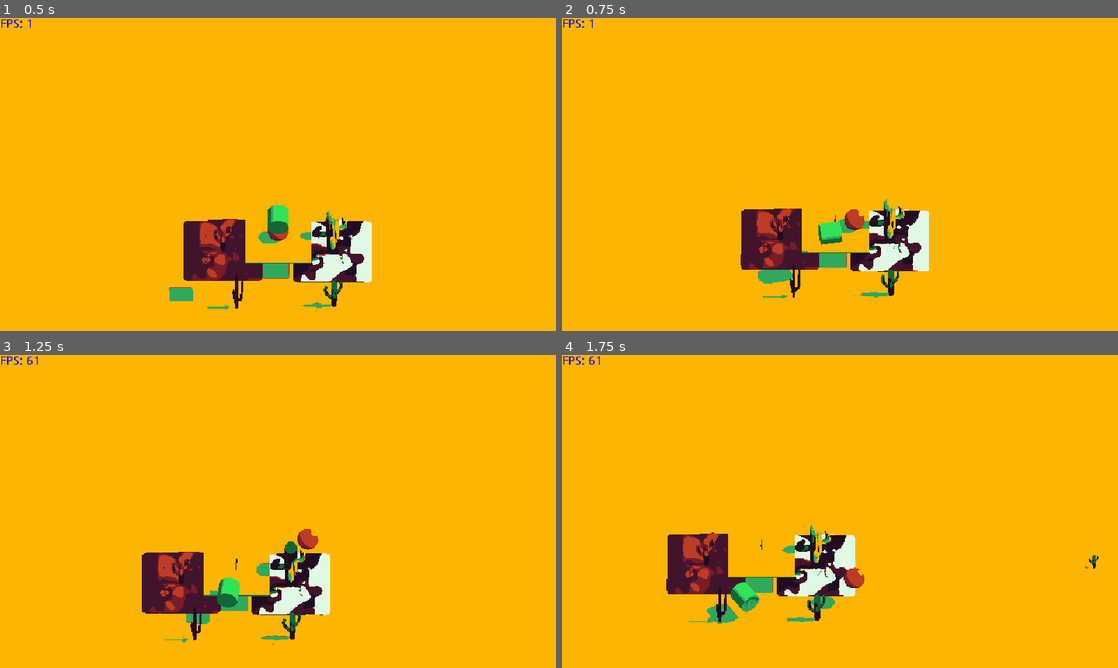
Above: before the commit, frames 1-4 (two rows, left to right).
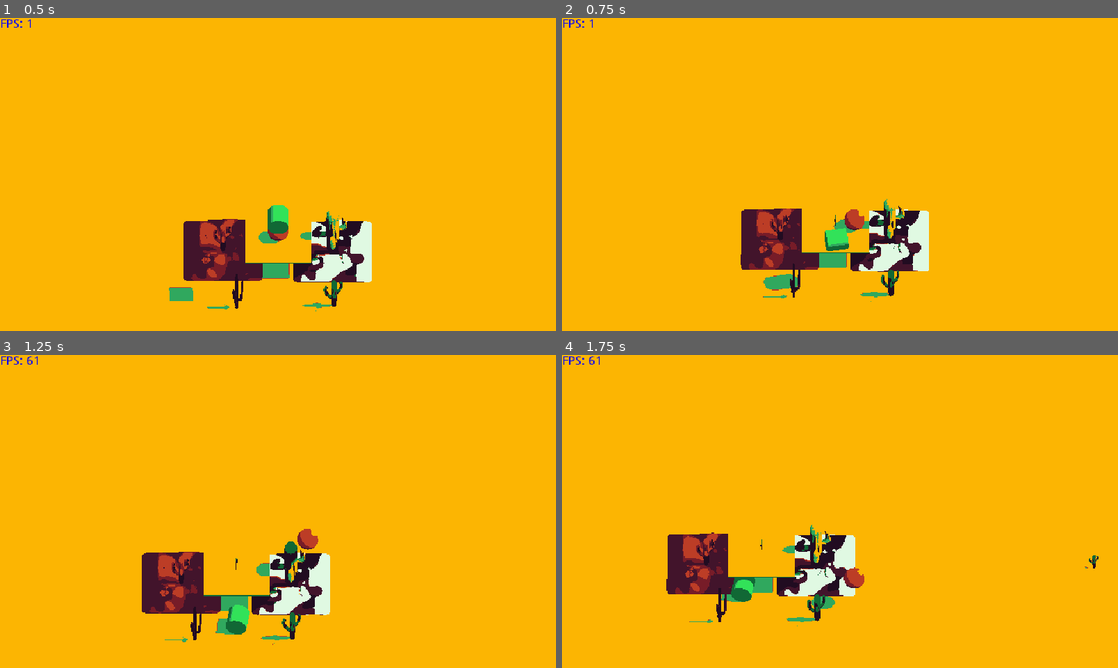
Above: after the commit, the same moments.

Repository: Wharfiggle/GRAZER
Game: Godot game, scene res://Level.tscn
The game is run twice, just before and just after one commit, with the same random seed, the same clock (stepped at 60 frames per second) and the same inputs.
Inputs:
- Up to frame 1 (0.5 s): no input
- Up to frame 2 (0.75 s): hold Right (ui_right) from 0.53 s (still down); hold O (cowParty) from 0.53 s (still down)
- Up to frame 3 (1.25 s): keep holding Right (ui_right); keep holding O (cowParty); tap Space (jump) at 0.77 s
- Up to frame 4 (1.75 s): release Right (ui_right) at 1.28 s; release O (cowParty) at 1.28 s; hold Down (ui_down) from 1.28 s (still down); tap O (cowParty) at 1.35 s; tap Space (jump) at 1.52 s

Frame 1 is identical in both runs. In frame 2, 0.6% of the frame differs, in the area x 35-52%, y 65-88%; in frame 3, 0.8%, in the area x 33-45%, y 71-90%; in frame 4, 0.5%.

Commit message:
Separate AI Level

Diff:
--- /dev/null
+++ b/Grazer/AILevel.tscn
@@ -0,0 +1,3 @@
+[gd_scene format=2]
+
+[node name="Spatial" type="Spatial"]
--- a/Grazer/Assets/Cactus/cactusSceneGreenTest.tscn
+++ b/Grazer/Assets/Cactus/cactusSceneGreenTest.tscn
@@ -1,7 +1,7 @@
 [gd_scene load_steps=4 format=2]
 
 [ext_resource path="res://Assets/Cactus/cactusScene.fbx" type="PackedScene" id=1]
-[ext_resource path="res://toonMaterial.tres" type="Material" id=2]
+[ext_resource path="res://Assets/Materials/toonMaterial.tres" type="Material" id=2]
 
 [sub_resource type="SpatialMaterial" id=1]
 params_diffuse_mode = 4
--- a/Grazer/Level.tscn
+++ b/Grazer/Level.tscn
@@ -10,7 +10,7 @@
 [ext_resource path="res://Scripts/CopiedChunkSystem/terrainController.gd" type="Script" id=8]
 [ext_resource path="res://Assets/FloorTiles/basicFloorTile.tscn" type="PackedScene" id=9]
 [ext_resource path="res://Scripts/PixelCameraFollow.gd" type="Script" id=10]
-[ext_resource path="res://Pallette.gdshader" type="Shader" id=11]
+[ext_resource path="res://Scripts/Pallette.gdshader" type="Shader" id=11]
 [ext_resource path="res://Scripts/Cow.gd" type="Script" id=12]
 
 [sub_resource type="CanvasItemMaterial" id=14]
--- a/Grazer/Scripts/Cow.gd
+++ b/Grazer/Scripts/Cow.gd
@@ -25,6 +25,9 @@
 	if(sqrt(pow(targetVector.x, 2) + pow(targetVector.y, 2)) > followDistance):
 		velocity.x = -sin(rotation.y) * speed
 		velocity.z = -cos(rotation.y) * speed
+	else:
+		velocity.x = 0
+		velocity.z = 0
 	velocity.y -= 30 * delta
 	if(is_on_floor()):
 		velocity.y = -0.1
Renamed: Grazer/toonMaterial.tres -> Grazer/Assets/Materials/toonMaterial.tres
Renamed: Grazer/Pallette.gdshader -> Grazer/Scripts/Pallette.gdshader
Binary file removed: Grazer/screensize.png
Not shown, removed: Grazer/screensize.png.import
